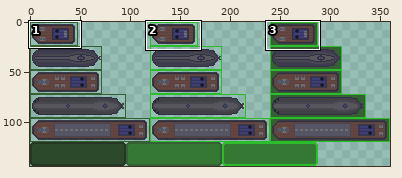
A sprite sheet gets an edit: assets/ships_buttons.png. The picture above shows the old version from afar; the outline marks the close-up.
Close-up. Before the edit:
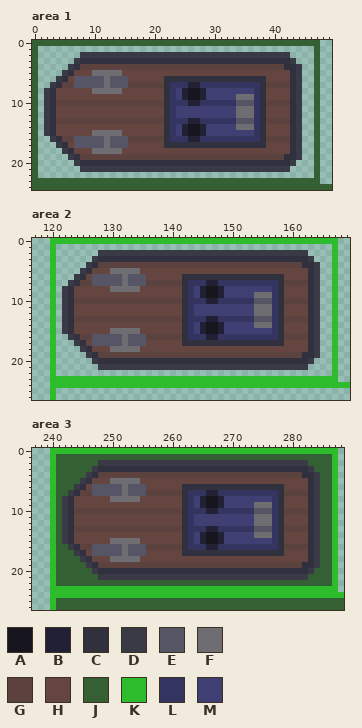
The file is 360x144 pixels. Colours within 5 levels of each other are drawn and written as one. Shown: area 1: x 0..49, y 0..24; area 2: x 117..169, y 0..26; area 3: x 237..288, y 0..26. The commit also changed other parts of the picture, which this record leaves out.
Palette (. is transparent): A #17161f  B #222034  C #31303e  D #3a3946  E #565565  F #6e6d72  G #5c423e  H #65453f  J #346034  K #2cbc2c  L #343461  M #3f3f74
Now the later version:
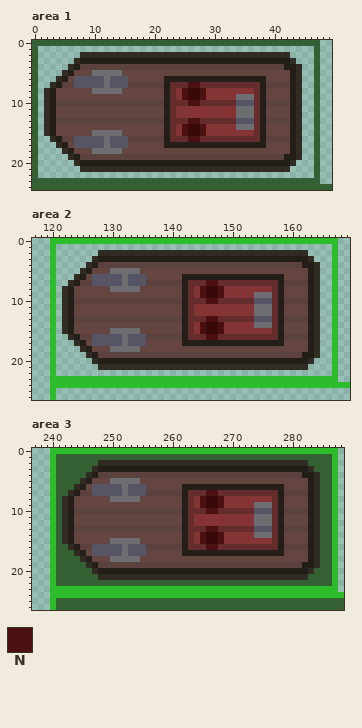
Colours new in this view: N #4b1111
Change:
{"colour":"A","old":"#17161f","new":"#390909"}
{"colour":"C","old":"#31303e","new":"#231e17"}
{"colour":"D","old":"#3a3946","new":"#302b23"}
{"colour":"L","old":"#343461","new":"#652c2c"}
{"colour":"M","old":"#3f3f74","new":"#843434"}
{"where": "area 1"}
{"y":7,"x":26,"old":"BB","new":"NN"}
{"y":8,"x":25,"old":"B","new":"N"}
{"y":8,"x":28,"old":"B","new":"N"}
{"y":9,"x":25,"old":"B","new":"N"}
{"y":9,"x":28,"old":"B","new":"N"}
{"y":10,"x":26,"old":"BB","new":"NN"}
{"y":13,"x":26,"old":"BB","new":"NN"}
{"y":14,"x":25,"old":"B","new":"N"}
{"y":14,"x":28,"old":"B","new":"N"}
{"y":15,"x":25,"old":"B","new":"N"}
{"y":15,"x":28,"old":"B","new":"N"}
{"y":16,"x":26,"old":"BB","new":"NN"}
{"where": "area 2"}
{"y":7,"x":146,"old":"BB","new":"NN"}
{"y":8,"x":145,"old":"B","new":"N"}
{"y":8,"x":148,"old":"B","new":"N"}
{"y":9,"x":145,"old":"B","new":"N"}
{"y":9,"x":148,"old":"B","new":"N"}
{"y":10,"x":146,"old":"BB","new":"NN"}
{"y":13,"x":146,"old":"BB","new":"NN"}
{"y":14,"x":145,"old":"B","new":"N"}
{"y":14,"x":148,"old":"B","new":"N"}
{"y":15,"x":145,"old":"B","new":"N"}
{"y":15,"x":148,"old":"B","new":"N"}
{"y":16,"x":146,"old":"BB","new":"NN"}
{"where": "area 3"}
{"y":7,"x":266,"old":"BB","new":"NN"}
{"y":8,"x":265,"old":"B","new":"N"}
{"y":8,"x":268,"old":"B","new":"N"}
{"y":9,"x":265,"old":"B","new":"N"}
{"y":9,"x":268,"old":"B","new":"N"}
{"y":10,"x":266,"old":"BB","new":"NN"}
{"y":13,"x":266,"old":"BB","new":"NN"}
{"y":14,"x":265,"old":"B","new":"N"}
{"y":14,"x":268,"old":"B","new":"N"}
{"y":15,"x":265,"old":"B","new":"N"}
{"y":15,"x":268,"old":"B","new":"N"}
{"y":16,"x":266,"old":"BB","new":"NN"}
{"label":"changed","picture_box":[44,52,302,172]}
{"label":"changed","picture_box":[62,250,320,370]}
{"label":"changed","picture_box":[62,460,320,580]}
